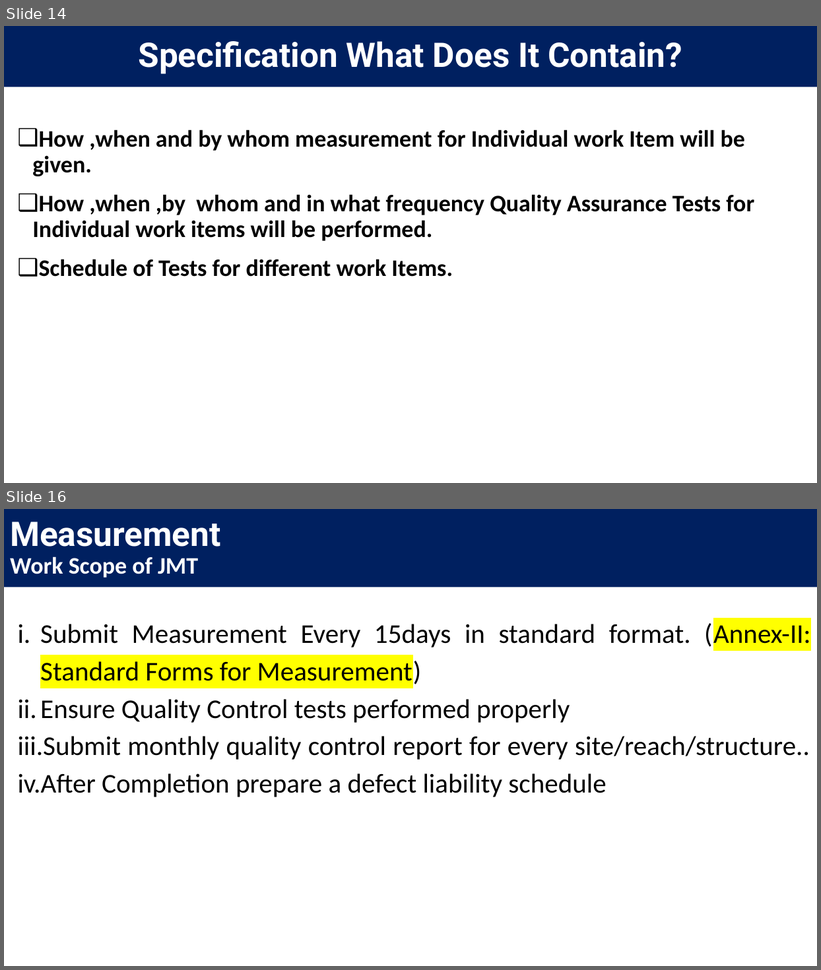
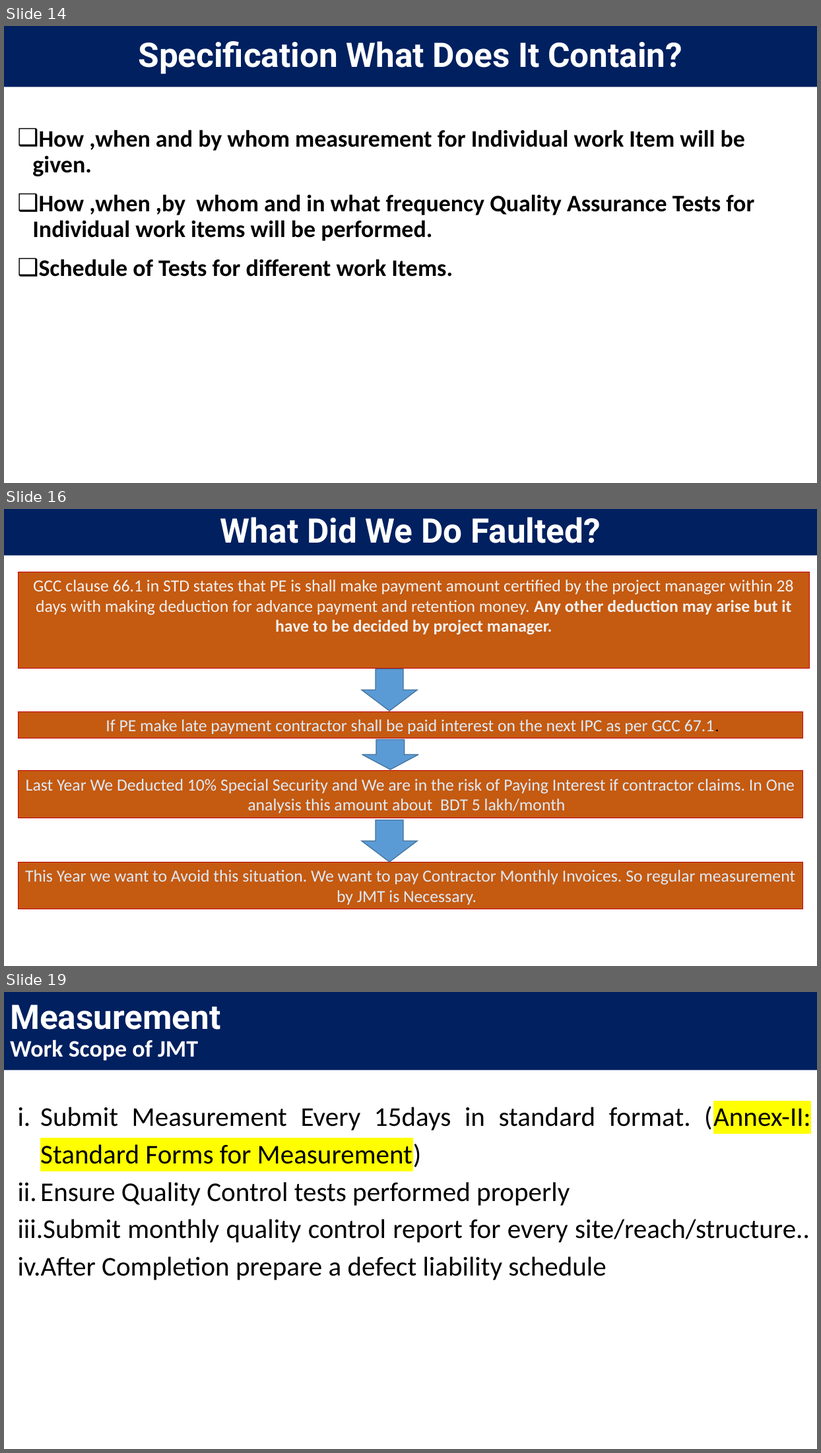
Before and after one commit to jakariapervez/cmis6, a slide deck: Civilworks cost/Expenditure Preparations/SPEC_24_11_2020/Follow UP on JICA Meeting and Actions Required To be Taken with test.pptx. Shown one above the other, each under a label of ours: slides 14 and 16 before the commit, slides 14, 16 and 19 after it; the slides between them are not shown. The pictures are 821x970 and 821x1453 pixels, drawn with LibreOffice and Linux fonts; fonts in the diff are those of the drawing; background and template pictures are left out. Boxes give left, top, right and bottom in pixels: in the first picture for what was removed or moved away, otherwise in the second. Text is boxed around its words. In the diff, an @@ line names an element or a change of style, - is before the commit and + after.

```diff
--- a/Civilworks cost/Expenditure Preparations/SPEC_24_11_2020/Follow UP on JICA Meeting and Actions Required To be Taken with test.pptx
+++ b/Civilworks cost/Expenditure Preparations/SPEC_24_11_2020/Follow UP on JICA Meeting and Actions Required To be Taken with test.pptx
@@ slide 16 added at <box>4,509,817,966</box>, background picture (left out) @@
@@ title added at <box>4,509,817,555</box>, fill #002060, 40 pt, text #FFFFFF, bold @@
+What Did We Do Faulted?
@@ rectangle added at <box>18,572,810,668</box>, fill #C55A11, outline #C00000 0.75 pt, 20 pt, text #F2F2F2 @@
+GCC clause 66.1 in STD states that PE is shall make payment amount certified by the project manager within 28 days with making deduction for advance payment and retention money. Any other deduction may arise but it have to be decided by project manager.
@@ down arrow added at <box>362,669,418,712</box>, fill #5B9BD5, outline #43739E 1 pt @@
@@ rectangle added at <box>18,712,803,739</box>, fill #C55A11, outline #C00000 0.75 pt, 20 pt, text #DEEBF7 @@
+If PE make late payment contractor shall be paid interest on the next IPC as per GCC 67.1.
@@ down arrow added at <box>362,739,418,770</box>, fill #5B9BD5, outline #43739E 1 pt @@
@@ rectangle added at <box>18,770,803,818</box>, fill #C55A11, outline #C00000 0.75 pt, 20 pt, text #DEEBF7 @@
+Last Year We Deducted 10% Special Security and We are in the risk of Paying Interest if contractor claims. In One analysis this amount about BDT 5 lakh/month
@@ down arrow added at <box>362,820,418,862</box>, fill #5B9BD5, outline #43739E 1 pt @@
@@ rectangle added at <box>18,863,803,910</box>, fill #C55A11, outline #C00000 0.75 pt, 20 pt, text #DEEBF7 @@
+This Year we want to Avoid this situation. We want to pay Contractor Monthly Invoices. So regular measurement by JMT is Necessary.
@@ what was slide 16 is now slide 19 @@
```
Also in this commit, not shown: 5 slides changed, 2 other slides added, 6 other files.
